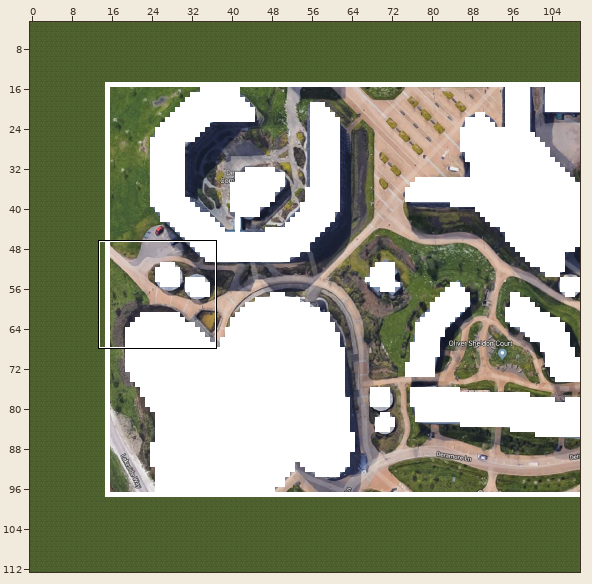
One commit to this Tiled map: core/assets/map.tmx. The first picture is a wide view before the edit; the outline marks the close-up.
Close-up. Old version:
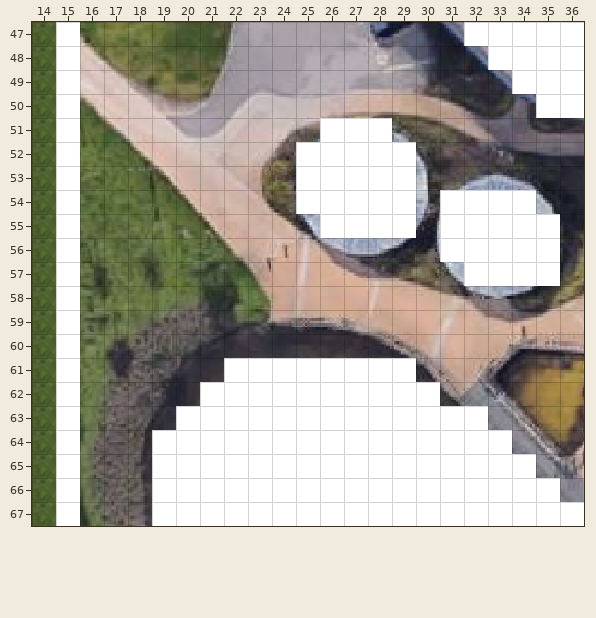
Cells are 32x32 px. Shown: x 14..36, y 47..67. The commit also changed other parts of the map, which this record leaves out.
After:
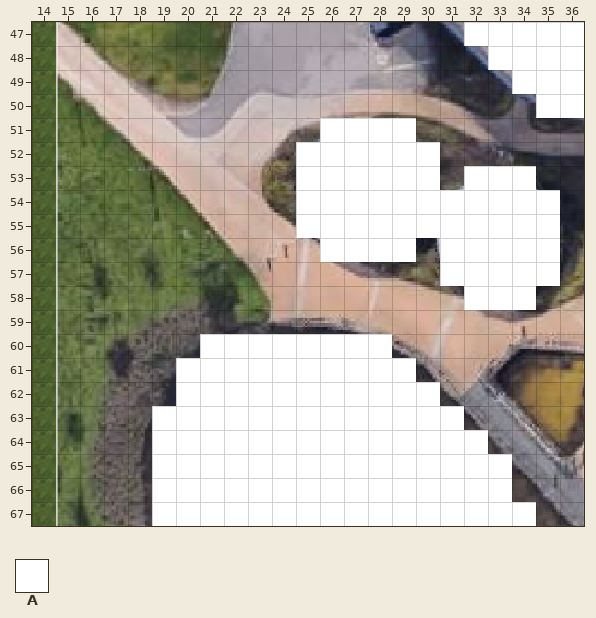
Key: from "test": A 0.
_ is an empty cell.
Difference:
Layer "Tile Layer 1":
y 47..50: x 15 A -> _
y 51: x 15 A -> _; x 29 _ -> A
y 52: x 15 A -> _; x 30 _ -> A
y 53: x 15 A -> _; x 30 _ -> A; x 32..34 ___ -> AAA
y 54: x 15 A -> _; x 30 _ -> A; x 35 _ -> A
y 55: x 15 A -> _; x 25 _ -> A; x 30 _ -> A
y 56: x 15 A -> _; x 26..29 ____ -> AAAA
y 57: x 15 A -> _; x 31 _ -> A
y 58: x 15 A -> _; x 32..34 ___ -> AAA
y 59: x 15 A -> _
y 60: x 15 A -> _; x 21..28 ________ -> AAAAAAAA
y 61: x 15 A -> _; x 20..21 __ -> AA
y 62: x 15 A -> _; x 20 _ -> A
y 63: x 15 A -> _; x 19 _ -> A; x 32 A -> _
y 64: x 15 A -> _; x 33 A -> _
y 65: x 15 A -> _; x 34 A -> _
y 66: x 15 A -> _; x 34..35 AA -> __
y 67: x 15 A -> _; x 35..36 AA -> __
